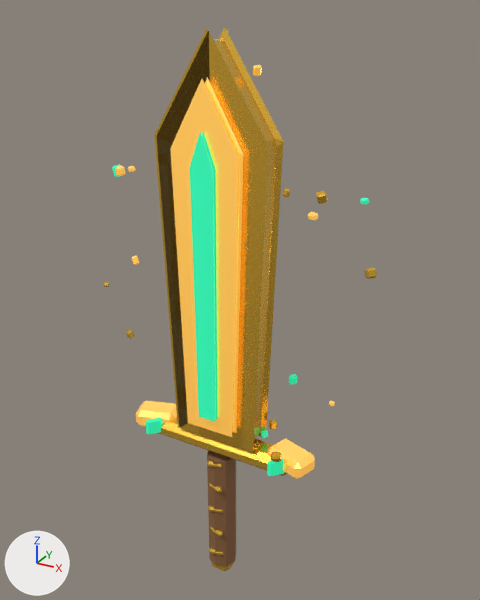
Before and after pictures for a commit that changed the glTF model assets/procedural/pretty/hoplite_midas_sword.glb.
Both versions are drawn from a camera (50 mm lens) standing at (1.24, -2.16, 2.56) and looking at (0.0, 0.09, 1.43). Arrows for +X, +Y and +Z are at lower left; the lights stay in place. The first picture is the older version. Vertices at exactly the same position are counted once.

Objects in the first picture: 'hoplite_midas_sword_root'.
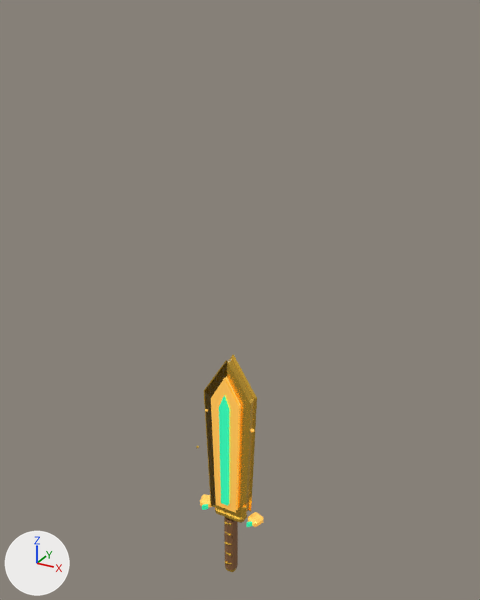
Where the change shows, as pixel boxes (x1, y1, x2, y2) in the pictures (480 x 600 px; the box of a moved part takes in the faces that stretch with it):
'hoplite_midas_sword_root', reshaped (75% narrower, 60% shorter): before (103, 27, 377, 571); after (196, 354, 263, 572)
part 1 of me_hoplite_midas_sword_mesh, added (brown): after (224, 517, 238, 570)
part 2 of me_hoplite_midas_sword_mesh, moved or reshaped: before (209, 547, 224, 555); after (225, 561, 232, 565)
part 3 of me_hoplite_midas_sword_mesh, moved or reshaped (not visible afterwards): before (208, 505, 223, 513)
part 4 of me_hoplite_midas_sword_mesh, moved or reshaped: before (210, 527, 223, 536); after (225, 531, 231, 536)
part 5 of me_hoplite_midas_sword_mesh, moved or reshaped: before (207, 460, 222, 468); after (224, 521, 231, 525)
part 6 of me_hoplite_midas_sword_mesh, moved or reshaped: before (211, 561, 234, 571); after (225, 567, 236, 572)
part 7 of me_hoplite_midas_sword_mesh, moved or reshaped: before (159, 418, 287, 476); after (215, 508, 247, 523)
part 8 of me_hoplite_midas_sword_mesh, moved or reshaped: before (154, 27, 284, 452); after (204, 355, 257, 519)
part 9 of me_hoplite_midas_sword_mesh, moved or reshaped (not visible afterwards): before (269, 419, 277, 429)
part 10 of me_hoplite_midas_sword_mesh, moved or reshaped (not visible afterwards): before (209, 483, 222, 493)
part 11 of me_hoplite_midas_sword_mesh, moved or reshaped: before (271, 452, 282, 462); after (242, 505, 248, 510)
part 12 of me_hoplite_midas_sword_mesh, moved or reshaped: before (136, 401, 177, 426); after (200, 494, 212, 507)
part 13 of me_hoplite_midas_sword_mesh, moved or reshaped: before (268, 438, 315, 479); after (248, 512, 263, 527)
part 14 of me_hoplite_midas_sword_mesh, moved or reshaped: before (170, 77, 244, 437); after (211, 376, 241, 513)
part 15 of me_hoplite_midas_sword_mesh, moved or reshaped (not visible afterwards): before (132, 256, 139, 265)
part 16 of me_hoplite_midas_sword_mesh, moved or reshaped: before (190, 132, 218, 422); after (219, 395, 229, 506)
part 17 of me_hoplite_midas_sword_mesh, moved or reshaped (not visible afterwards): before (261, 430, 268, 438)
part 18 of me_hoplite_midas_sword_mesh, moved or reshaped: before (156, 29, 229, 428); after (205, 354, 235, 505)
part 19 of me_hoplite_midas_sword_mesh, deleted: before (112, 65, 377, 476)
part 20 of me_hoplite_midas_sword_mesh, deleted (brown): before (207, 451, 236, 566)

Diff of the bpy script that builds the scene:
```diff
--- a/assets/procedural/pretty/hoplite_midas_sword.glb.py
+++ b/assets/procedural/pretty/hoplite_midas_sword.glb.py
@@ me_hoplite_midas_sword_mesh @@
-me_hoplite_midas_sword_mesh.from_pydata(...)  # 912 vertices, 1672 faces; spans x -0.59..0.59, y -0.17..0.17, z 0.0..2.5
+me_hoplite_midas_sword_mesh.from_pydata(...)  # 588 vertices, 1080 faces; spans x -0.17..0.17, y -0.05..0.05, z 0.0..1.2
+# me_hoplite_midas_sword_mesh part 1: a new loose piece, an 8-sided cylinder along z spanning x -0.033..0.033, y -0.023..0.043, z 0.027..0.327, in mat_midas_grip (brown #8b613c)
+# me_hoplite_midas_sword_mesh part 2: the loose piece of 24 vertices spanning x -0.09..-0.01, y -0.06..-0.02, z 0.12..0.15 is scaled about its middle by 0.48, then moved by (0.05, 0.02, -0.07)
+# me_hoplite_midas_sword_mesh part 3: the loose piece of 24 vertices spanning x -0.09..-0.01, y -0.06..-0.02, z 0.38..0.41 is scaled about its middle by 0.48, then moved by (0.05, 0.02, -0.21)
+# me_hoplite_midas_sword_mesh part 4: the loose piece of 24 vertices spanning x -0.09..-0.01, y -0.06..-0.02, z 0.25..0.28 is scaled about its middle by 0.48, then moved by (0.05, 0.02, -0.01)
+# me_hoplite_midas_sword_mesh part 5: the loose piece of 24 vertices spanning x -0.09..-0.01, y -0.06..-0.02, z 0.64..0.67 is scaled about its middle by 0.48, then moved by (0.05, 0.02, -0.34)
+# me_hoplite_midas_sword_mesh part 6: the loose piece of 24 vertices spanning x -0.1..0.0, y -0.04..0.07, z 0.0..0.1 is scaled about its middle by 0.48, then moved by (0.05, -0.01, -0.03)
+# me_hoplite_midas_sword_mesh part 7: the loose piece of 24 vertices spanning x -0.41..0.31, y -0.05..0.08, z 0.7..0.79 is scaled about its middle by (0.204, 0.48, 0.48), then moved by (0.05, -0.01, -0.39)
+# me_hoplite_midas_sword_mesh part 8: the loose piece of 30 vertices spanning x -0.3..0.2, y -0.05..0.08, z 0.79..2.5 is scaled about its middle by 0.48, then moved by (0.05, -0.01, -0.86)
+# me_hoplite_midas_sword_mesh part 9: the loose piece of 24 vertices spanning x 0.17..0.2, y 0.05..0.09, z 0.86..0.91 is scaled about its middle by 0.48, then moved by (-0.12, -0.04, -0.41)
+# me_hoplite_midas_sword_mesh part 10: the loose piece of 24 vertices spanning x -0.09..-0.01, y -0.06..-0.02, z 0.51..0.54 is scaled about its middle by (0.102, -0.099, 0.337), then moved by (-0.1, 0.0, 0.19)
+# me_hoplite_midas_sword_mesh part 11: the loose piece of 24 vertices spanning x 0.25..0.3, y -0.1..-0.06, z 0.82..0.86 is scaled about its middle by 0.48, then moved by (-0.18, 0.05, -0.38)
+# me_hoplite_midas_sword_mesh part 12: the loose piece of 24 vertices spanning x -0.5..-0.29, y -0.07..0.1, z 0.73..0.82 is scaled about its middle by (0.301, 0.439, 0.422), then moved by (0.27, -0.01, -0.41)
+# me_hoplite_midas_sword_mesh part 13: the loose piece of 24 vertices spanning x 0.19..0.4, y -0.07..0.1, z 0.73..0.82 is scaled about its middle by (0.301, 0.439, 0.422), then moved by (-0.17, -0.01, -0.41)
+# me_hoplite_midas_sword_mesh part 14: the loose piece of 30 vertices spanning x -0.2..0.1, y -0.08..-0.05, z 0.87..2.34 is scaled about its middle by 0.48, then moved by (0.05, 0.04, -0.83)
+# me_hoplite_midas_sword_mesh part 15: the loose piece of 24 vertices spanning x -0.59..-0.55, y 0.12..0.15, z 1.47..1.52 is scaled about its middle by (0.316, 0.509, 0.441), then moved by (0.61, -0.1, -0.42)
+# me_hoplite_midas_sword_mesh part 16: the loose piece of 26 vertices spanning x -0.1..0.0, y -0.1..-0.08, z 0.94..2.16 is scaled about its middle by 0.48, then moved by (0.05, 0.05, -0.8)
+# me_hoplite_midas_sword_mesh part 17: the loose piece of 24 vertices spanning x 0.13..0.17, y 0.04..0.07, z 0.81..0.85 is moved by (-0.14, -0.04, 0.19)
+# me_hoplite_midas_sword_mesh part 18: the loose piece of 34 vertices spanning x -0.29..-0.04, y -0.05..0.09, z 0.79..2.49 is scaled about its middle by 0.48, then moved by (0.11, -0.01, -0.86)
+# me_hoplite_midas_sword_mesh part 19: 16 loose pieces with 368 vertices, spanning x -0.56..0.59, y -0.17..0.15, z 0.73..2.37, are deleted
+# me_hoplite_midas_sword_mesh part 20: 16 vertices removed from x -0.12..0.02, y -0.05..0.08, z 0.06..0.68
+# other edits to the shape of me_hoplite_midas_sword_mesh do not show in these pictures
 me_hoplite_midas_sword_mesh.materials.append(mat_midas_grip)
```
